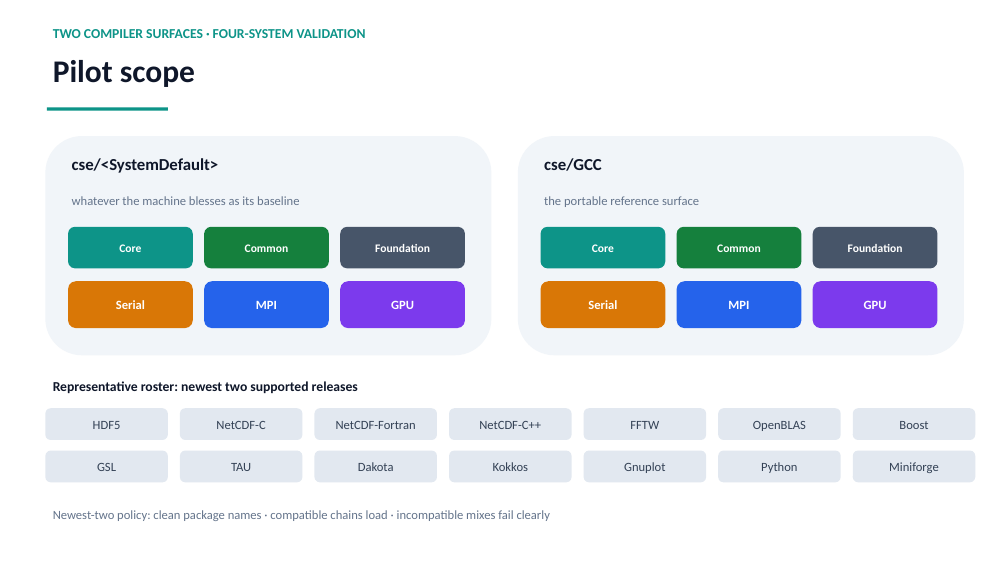
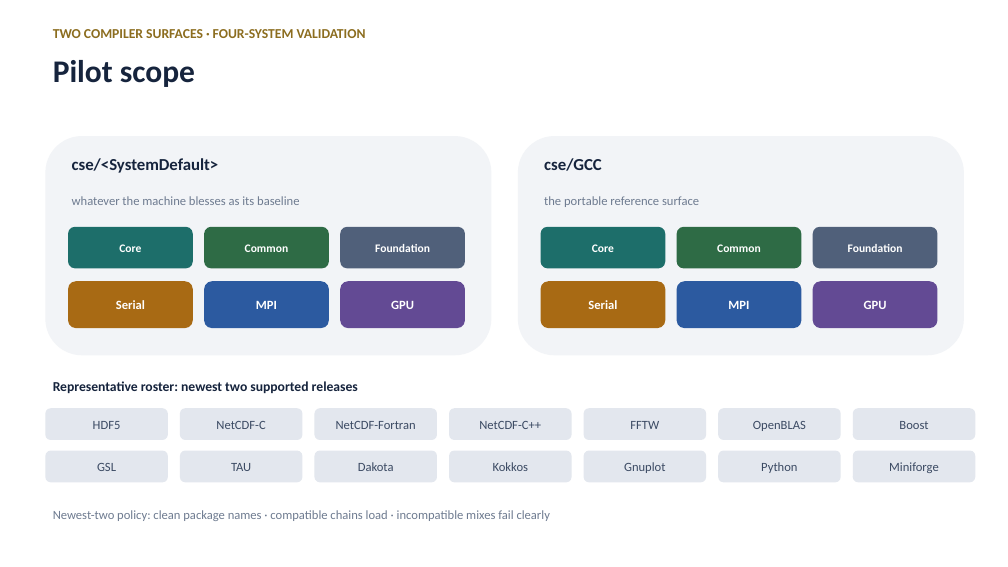
Before and after one commit to ray12514/stack-planning, a slide deck: slide 7 of presentations/cse_lanes_model.pptx. Drawn at 1008x567 pixels with LibreOffice and Linux fonts; fonts in the diff are those of the drawing. Boxes give left, top, right and bottom in pixels: in the first picture for what was removed or moved away, otherwise in the second. Text is boxed around its words. In the diff, an @@ line names an element or a change of style, - is before the commit and + after.

Commit message:
Deck: navy and gold palette, and drop the machine-design tells
The old palette was the Tailwind default color set verbatim, which is a
soft fingerprint of generated design, and the deck carried two stronger
ones: an accent rule under every title and coloured edge stripes on the
cards. The palette is now a hand-tuned navy and gold family in the HPCMP
direction, the title rule is gone, and the stripes are replaced by
colouring the card's own heading, which keeps the lane colour coding
without the stripe.

```diff
--- a/presentations/cse_lanes_model.pptx
+++ b/presentations/cse_lanes_model.pptx
@@ text "TWO COMPILER SURFACES · FOUR-SYSTEM ..." at <box>53,29,366,38</box>: text colour #0D9488 to #8C6D1F @@
@@ rectangle removed at <box>47,107,168,110</box> @@
@@ rounded rectangle at <box>45,136,492,355</box>: fill #F1F5F9 to #F2F4F7 @@
@@ rounded rectangle at <box>518,136,964,355</box>: fill #F1F5F9 to #F2F4F7 @@
@@ rounded rectangle "Core" at <box>68,227,193,268</box>: fill #0D9488 to #1D6E6A @@
@@ rounded rectangle "Common" at <box>204,227,329,268</box>: fill #15803D to #2E6B45 @@
@@ rounded rectangle "Foundation" at <box>340,227,465,268</box>: fill #475569 to #50607A @@
@@ rounded rectangle "Core" at <box>541,227,665,268</box>: fill #0D9488 to #1D6E6A @@
@@ rounded rectangle "Common" at <box>677,227,802,268</box>: fill #15803D to #2E6B45 @@
@@ rounded rectangle "Foundation" at <box>813,227,938,268</box>: fill #475569 to #50607A @@
@@ rounded rectangle "Serial" at <box>68,281,193,328</box>: fill #D97706 to #A86A14 @@
@@ rounded rectangle "MPI" at <box>204,281,329,328</box>: fill #2563EB to #2C5AA0 @@
@@ rounded rectangle "GPU" at <box>340,281,465,328</box>: fill #7C3AED to #634A94 @@
@@ rounded rectangle "Serial" at <box>541,281,665,328</box>: fill #D97706 to #A86A14 @@
@@ rounded rectangle "MPI" at <box>677,281,802,328</box>: fill #2563EB to #2C5AA0 @@
@@ rounded rectangle "GPU" at <box>813,281,938,328</box>: fill #7C3AED to #634A94 @@
@@ text colour #0F172A to #16243D in 4 elements at <box>53,60,195,87</box>, <box>72,158,219,173</box>, <box>544,158,602,171</box>, <box>53,381,358,393</box> @@
```
Also in this commit, not shown: 13 other slides changed, 1 other file.
